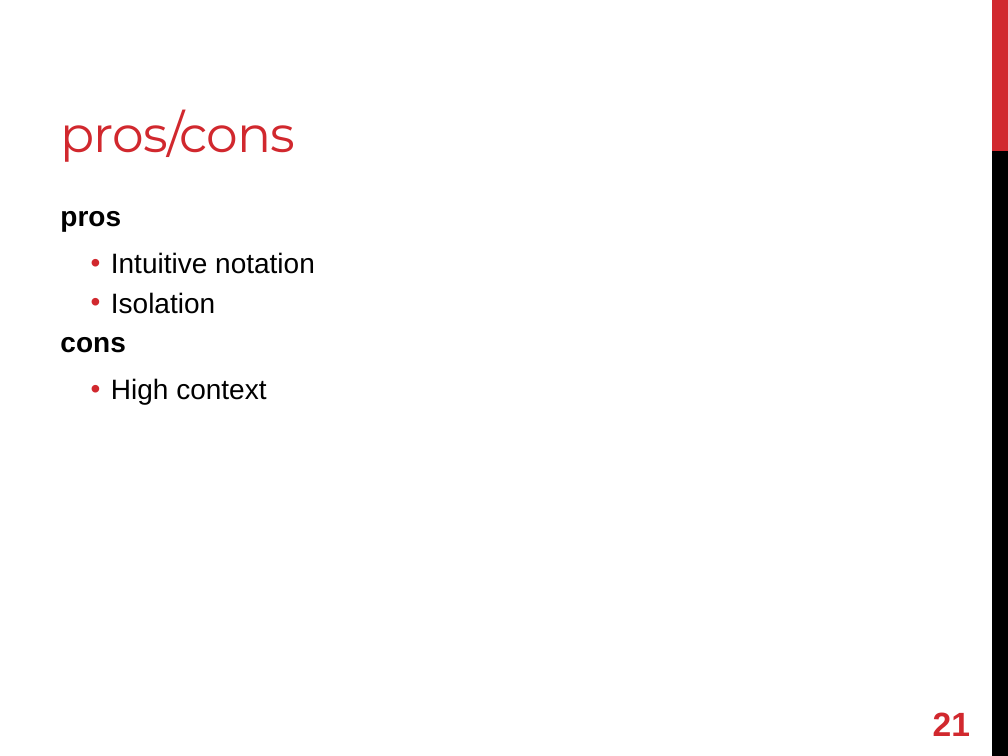
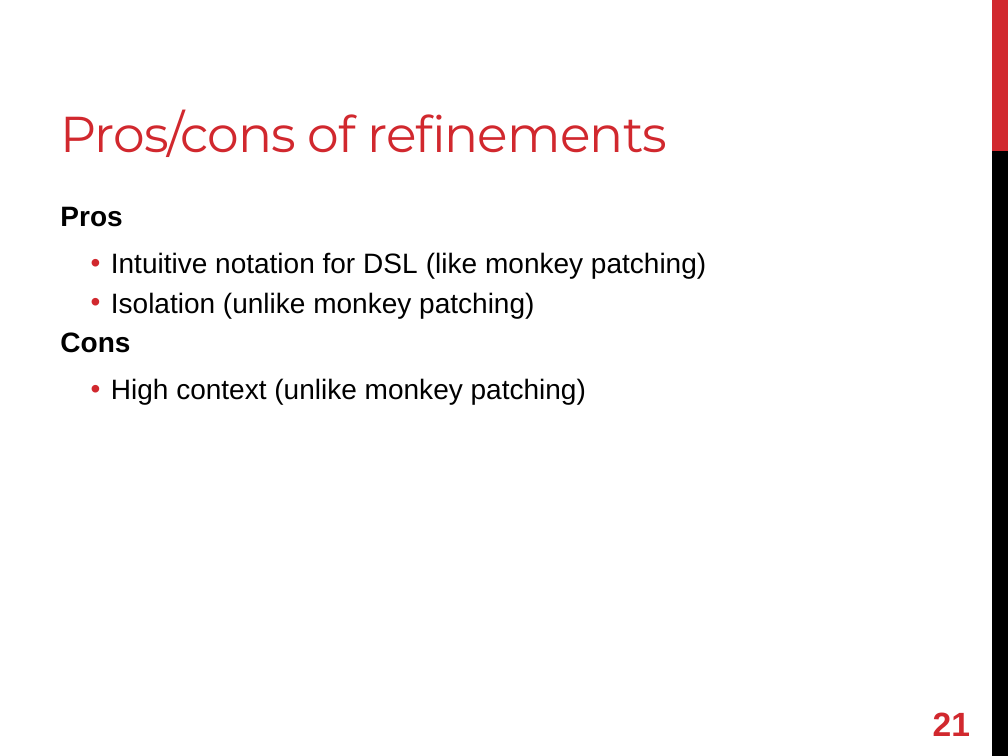
Before and after one commit to shugo/RubyKaigi2013, a slide deck: slide 22 of refining_refinements.pptx. Drawn at 1008x756 pixels with LibreOffice and Linux fonts; fonts in the diff are those of the drawing. Boxes give left, top, right and bottom in pixels: in the first picture for what was removed or moved away, otherwise in the second. Text is boxed around its words. In the diff, an @@ line names an element or a change of style, - is before the commit and + after.

Commit message:
updated.

```diff
--- a/refining_refinements.pptx
+++ b/refining_refinements.pptx
@@ title at box(60, 109, 667, 157): text changed @@
-pros/cons
+Pros/cons of refinements
@@ text at box(60, 206, 706, 405): text changed @@
-pros
-  • Intuitive notation
-  • Isolation
-cons
-  • High context
+Pros
+  • Intuitive notation for DSL (like monkey patching)
+  • Isolation (unlike monkey patching)
+Cons
+  • High context (unlike monkey patching)
```
Also in this commit, not shown: 3 other slides changed, 3 slides added, 1 slide removed.
